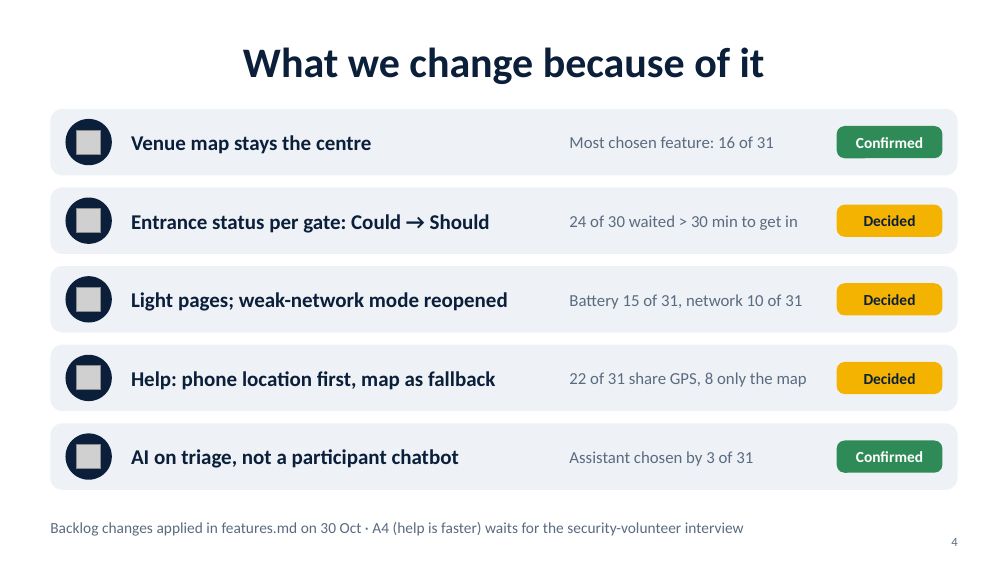
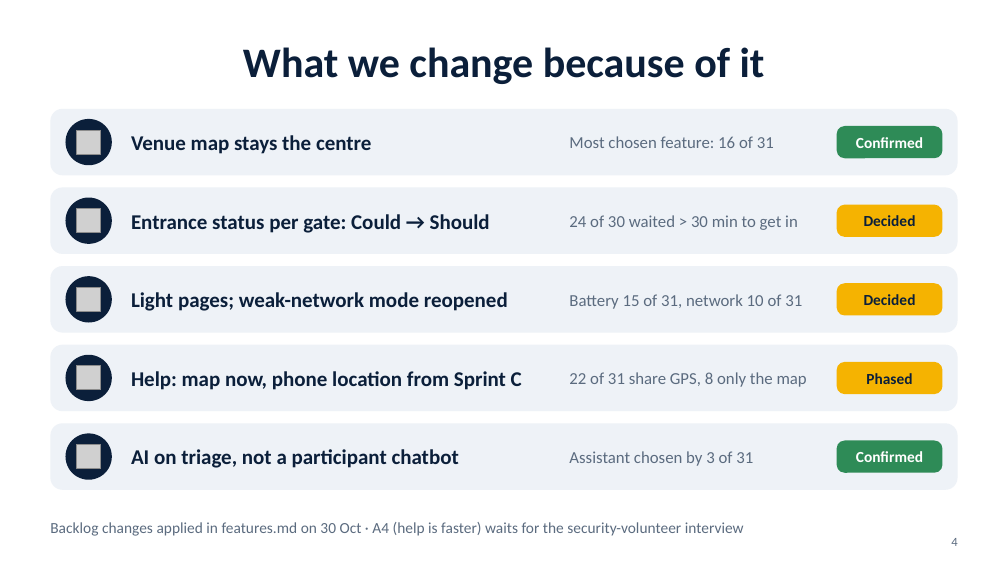
Before and after one commit to tomasoliveira21/LABDSOF, a slide deck: slide 4 of Docs/Presentation/Farol_Sprint_A_Presentation.pptx. Drawn at 1008x567 pixels with LibreOffice and Linux fonts; fonts in the diff are those of the drawing; grey boxes stand for pictures. Boxes give left, top, right and bottom in pixels: in the first picture for what was removed or moved away, otherwise in the second. Text is boxed around its words. In the diff, an @@ line names an element or a change of style, - is before the commit and + after.

```diff
--- a/Docs/Presentation/Farol_Sprint_A_Presentation.pptx
+++ b/Docs/Presentation/Farol_Sprint_A_Presentation.pptx
@@ text at [131, 371, 522, 390]: text changed @@
-Help: phone location first, map as fallback
+Help: map now, phone location from Sprint C
@@ text at [866, 373, 912, 384]: text changed @@
-Decided
+Phased
```
Also in this commit, not shown: 1 other slide changed, 8 other files.
